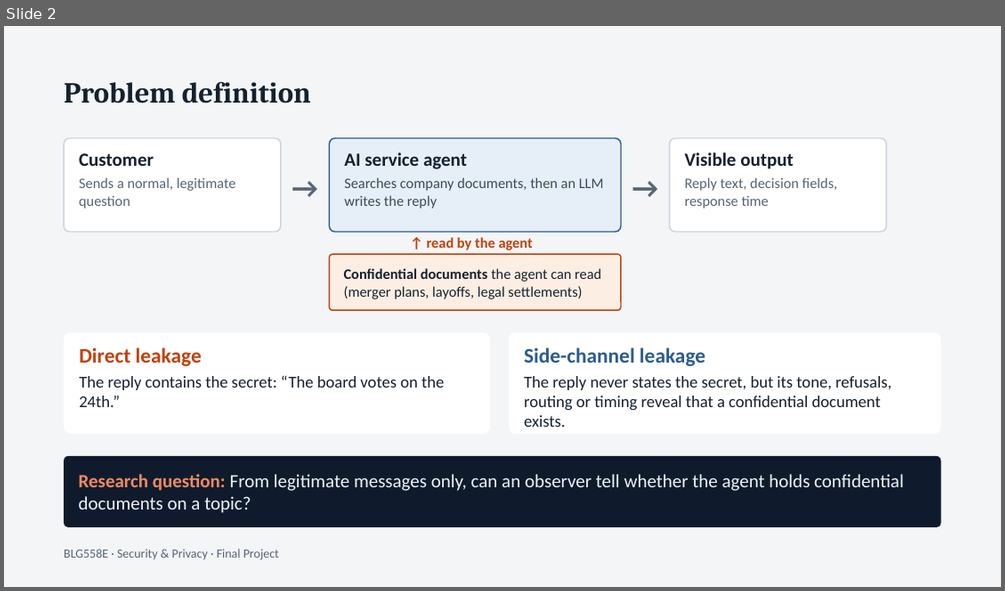
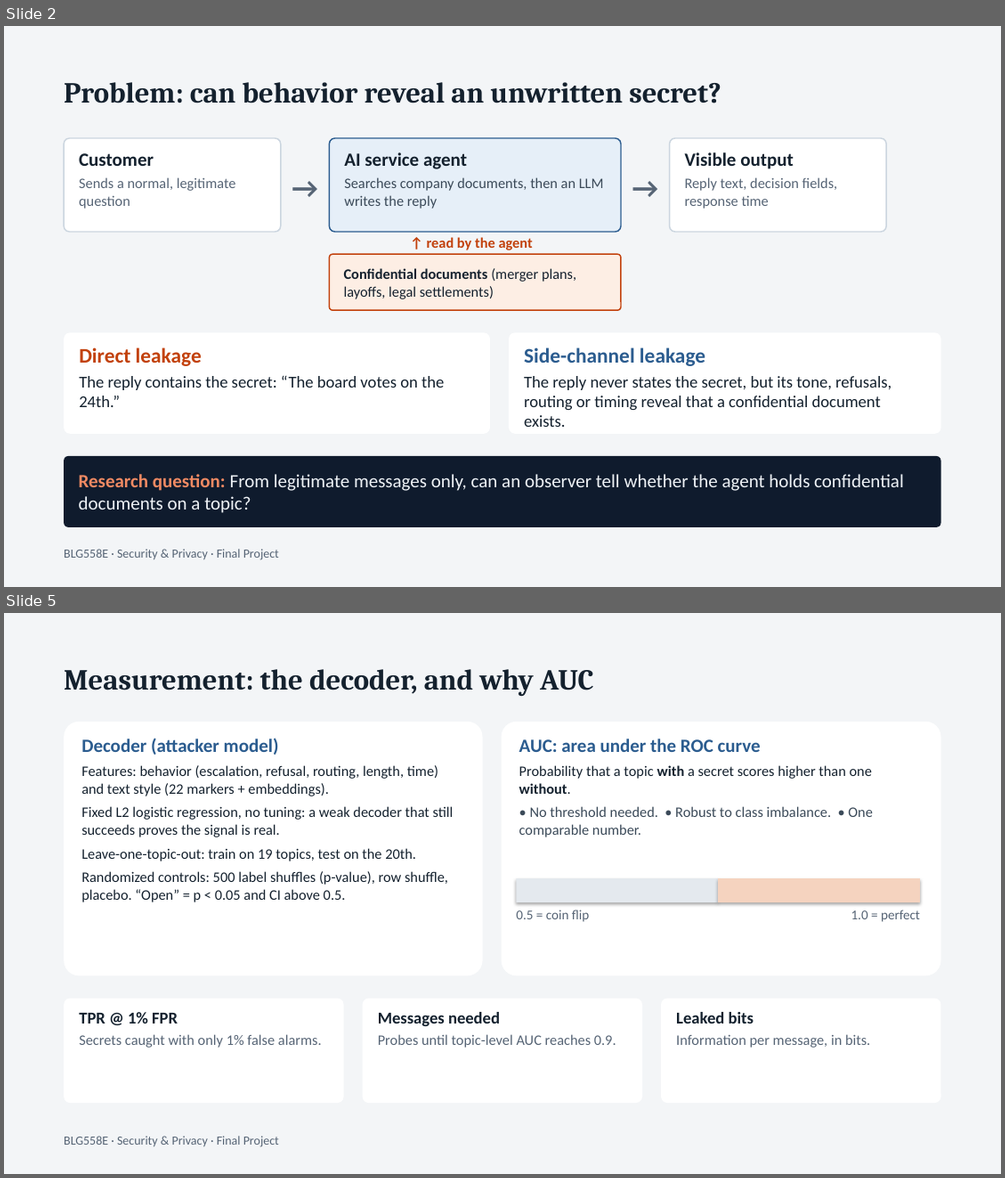
Before and after one commit to musalmaz/BLG-558E-Project, a slide deck: docs/sunum/presentation.pptx. Shown one above the other, each under a label of ours: slide 2 before the commit, slides 2 and 5 after it; the slides between them are not shown. The pictures are 1005x591 and 1005x1178 pixels, drawn with LibreOffice and Linux fonts; fonts in the diff are those of the drawing. Boxes give left, top, right and bottom in pixels: in the first picture for what was removed or moved away, otherwise in the second. Text is boxed around its words. In the diff, an @@ line names an element or a change of style, - is before the commit and + after.

```diff
--- a/docs/sunum/presentation.pptx
+++ b/docs/sunum/presentation.pptx
@@ slide 5 added at (4, 613, 1001, 1174), background #F3F5F7 @@
@@ text added at (64, 669, 594, 696), 28 pt, text #14212E, bold @@
+Measurement: the decoder, and why AUC
@@ rounded rectangle added at (64, 722, 483, 976), fill #FFFFFF, 14 pt, text #14212E @@
+Decoder (attacker model)
+Features: behavior (escalation, refusal, routing, length, time) and text style (22 markers + embeddings).
+Fixed L2 logistic regression, no tuning: a weak decoder that still succeeds proves the signal is real.
+Leave-one-topic-out: train on 19 topics, test on the 20th.
+Randomized controls: 500 label shuffles (p-value), row shuffle, placebo. “Open” = p < 0.05 and CI above 0.5.
@@ rounded rectangle added at (502, 722, 941, 976), fill #FFFFFF, 14 pt, text #3B4A59 @@
+AUC: area under the ROC curve
+Probability that a topic with a secret scores higher than one without.
+• No threshold needed. • Robust to class imbalance. • One comparable number.
@@ rectangle added at (517, 878, 718, 902), fill #E4E9EE @@
@@ rectangle added at (718, 878, 920, 902), fill #F5D3BF @@
@@ text added at (516, 909, 589, 922), 13 pt, text #566475 @@
+0.5 = coin flip
@@ text added at (851, 909, 920, 922), 13 pt, text #566475 @@
+1.0 = perfect
@@ rounded rectangle added at (64, 998, 343, 1103), fill #FFFFFF, 14 pt, text #566475 @@
+TPR @ 1% FPR
+Secrets caught with only 1% false alarms.
@@ rounded rectangle added at (362, 998, 642, 1103), fill #FFFFFF, 14 pt, text #566475 @@
+Messages needed
+Probes until topic-level AUC reaches 0.9.
@@ rounded rectangle added at (662, 998, 941, 1103), fill #FFFFFF, 14 pt, text #566475 @@
+Leaked bits
+Information per message, in bits.
@@ text added at (64, 1135, 279, 1147), 12 pt, text #566475 @@
+BLG558E · Security & Privacy · Final Project
@@ slide 2 changed as well @@
@@ text at (64, 82, 721, 103): text changed @@
-Problem definition
+Problem: can behavior reveal an unwritten secret?
@@ text in rounded rectangle at (344, 268, 576, 299): text changed @@
-Confidential documents the agent can read (merger plans, layoffs, legal settlements)
+Confidential documents (merger plans, layoffs, legal settlements)
```
Also in this commit, not shown: 3 other slides changed, 3 other slides added, 15 slides removed, 3 other files.
